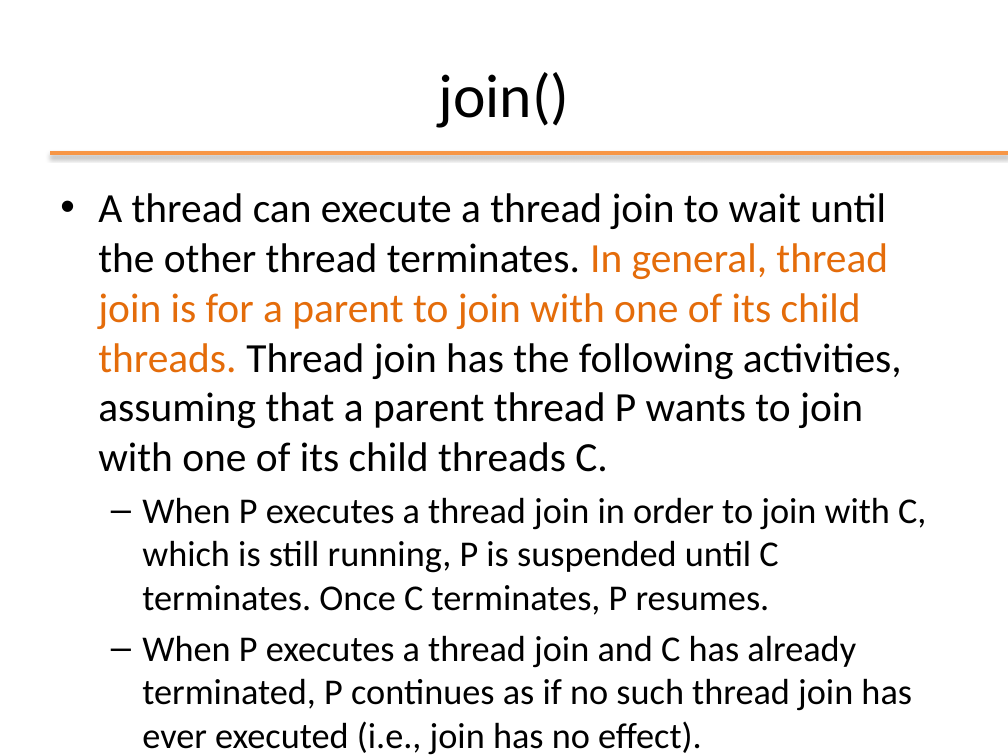
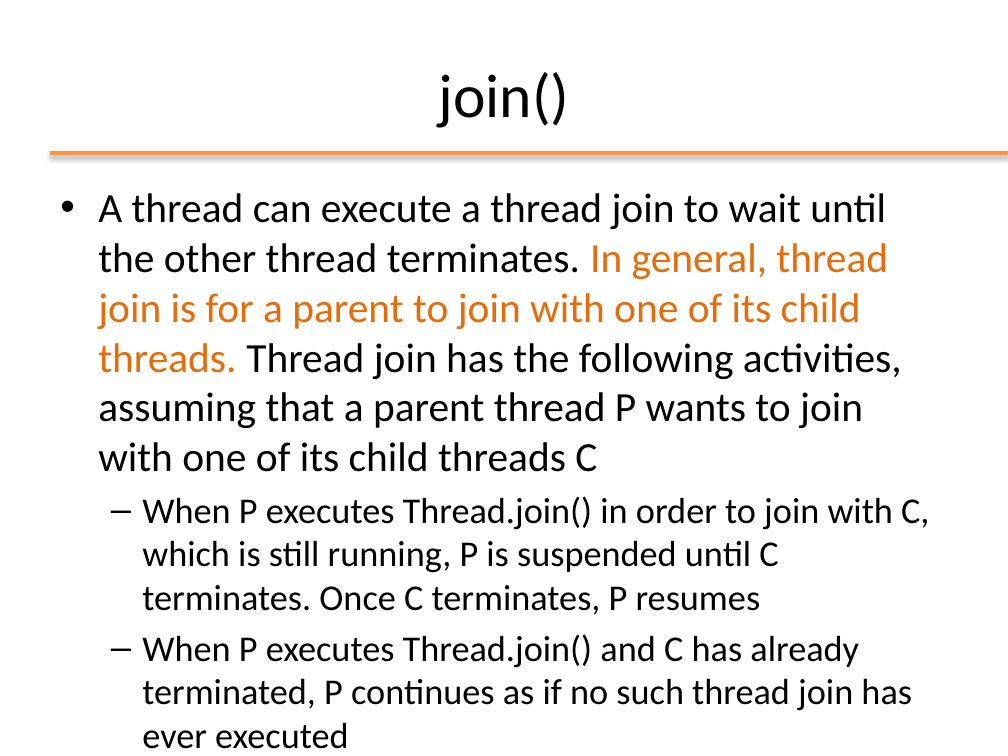
Before and after one commit to Andrea99-beep/ooprogramming, a slide deck: slide 36 of slides/ppt/11_Threads.pptx. Drawn at 1008x756 pixels with LibreOffice and Linux fonts; fonts in the diff are those of the drawing; background and template pictures are left out. Boxes give left, top, right and bottom in pixels: in the first picture for what was removed or moved away, otherwise in the second. Text is boxed around its words. In the diff, an @@ line names an element or a change of style, - is before the commit and + after.

```diff
--- a/slides/ppt/11_Threads.pptx
+++ b/slides/ppt/11_Threads.pptx
@@ text at <box>98,193,929,749</box>: text changed; size 25.9 to 29.6 pt @@
-• A thread can execute a thread join to wait until the other thread terminates. In general, thread join is for a parent to join with one of its child threads. Thread join has the following activities, assuming that a parent thread P wants to join with one of its child threads C.
-  – When P executes a thread join in order to join with C, which is still running, P is suspended until C terminates. Once C terminates, P resumes.
-  – When P executes a thread join and C has already terminated, P continues as if no such thread join has ever executed (i.e., join has no effect).
+• A thread can execute a thread join to wait until the other thread terminates. In general, thread join is for a parent to join with one of its child threads. Thread join has the following activities, assuming that a parent thread P wants to join with one of its child threads C
+  – When P executes Thread.join() in order to join with C, which is still running, P is suspended until C terminates. Once C terminates, P resumes
+  – When P executes Thread.join() and C has already terminated, P continues as if no such thread join has ever executed
```
Also in this commit, not shown: 28 other slides changed, 1 slide added, 1 slide removed, 6 other files.
